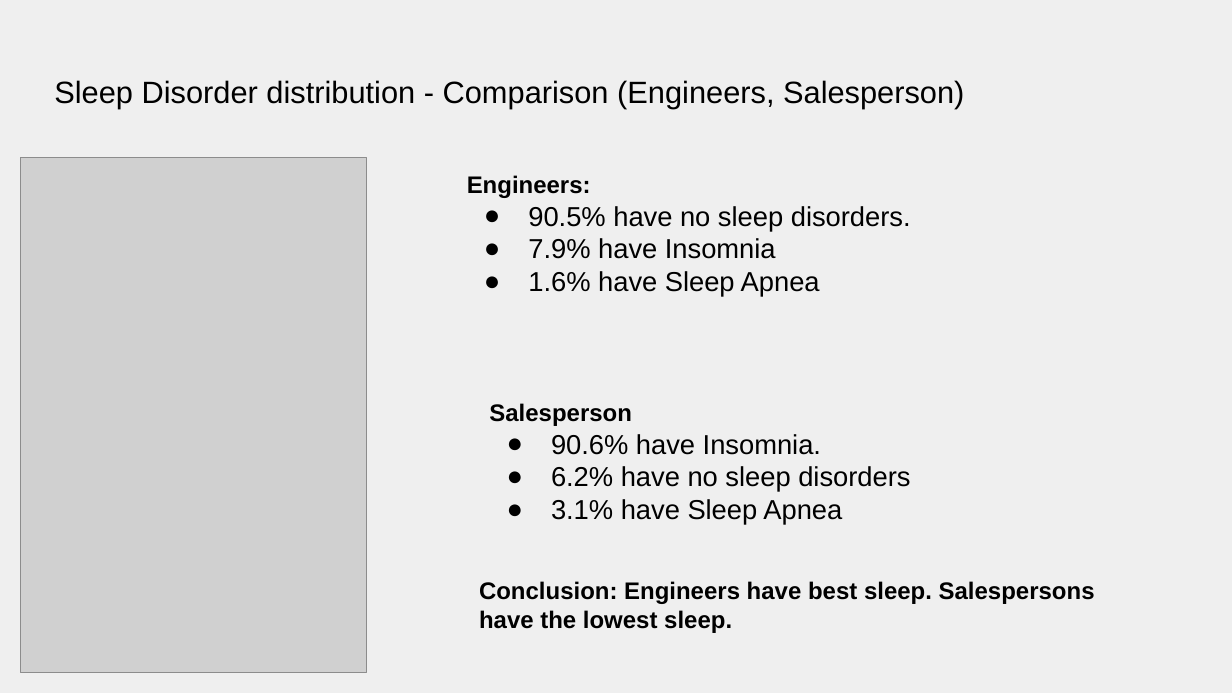
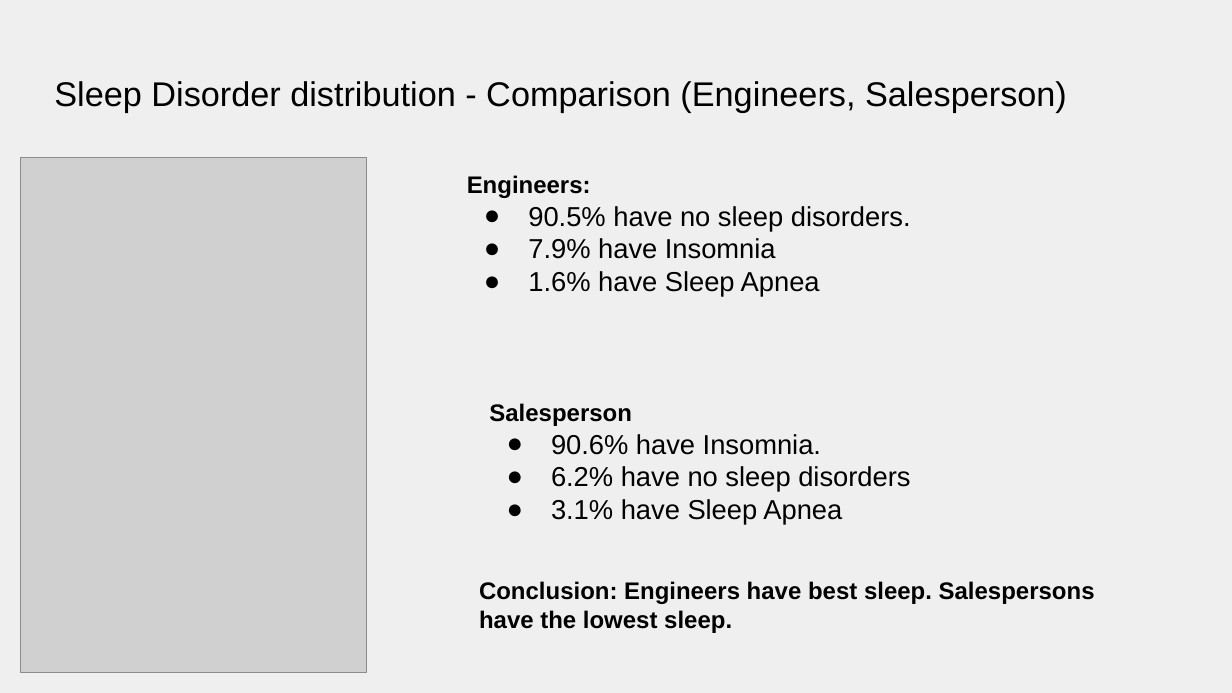
Before and after one commit to DeviBalao/SleepDataAnalysis, a slide deck: slide 5 of SleepDataAnalysisProjectPresentation.pptx. Drawn at 1232x693 pixels with LibreOffice and Linux fonts; fonts in the diff are those of the drawing; grey boxes stand for pictures. Boxes give left, top, right and bottom in pixels: in the first picture for what was removed or moved away, otherwise in the second. Text is boxed around its words. In the diff, an @@ line names an element or a change of style, - is before the commit and + after.

```diff
--- a/SleepDataAnalysisProjectPresentation.pptx
+++ b/SleepDataAnalysisProjectPresentation.pptx
@@ title "Sleep Disorder distribution - Comparison ..." at (54, 81, 1067, 113): size 18 to 20 pt @@
```
Also in this commit, not shown: 4 other slides changed.
